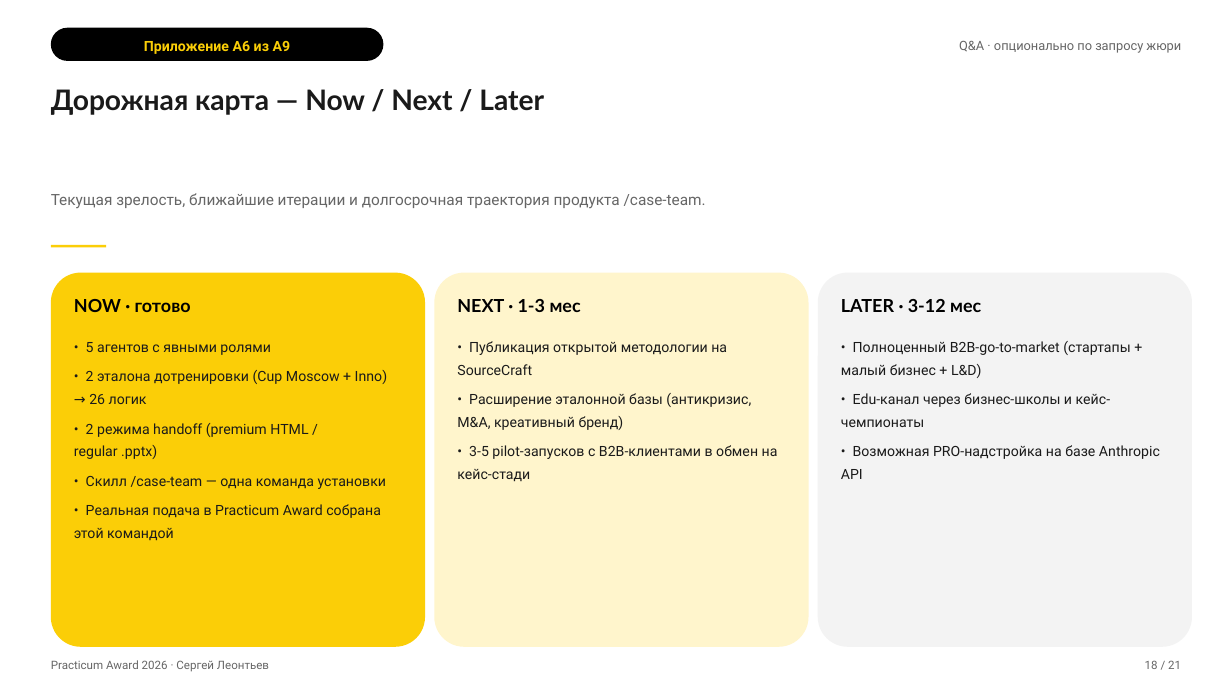
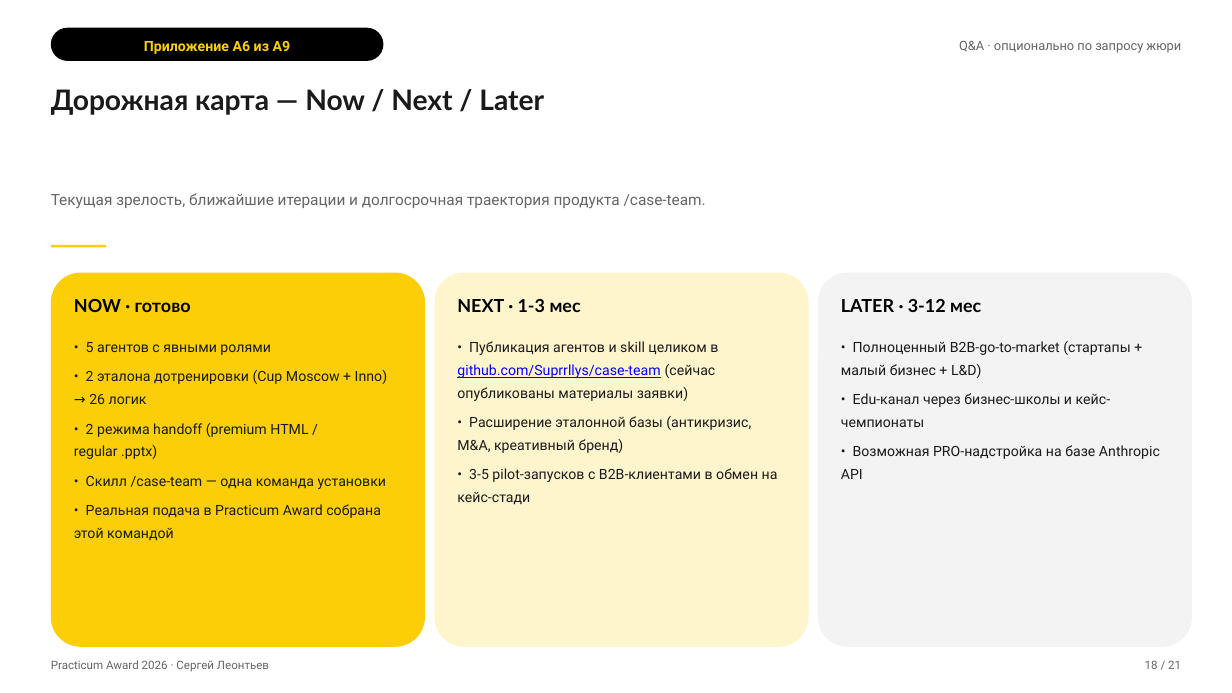
Before and after one commit to Suprrllys/case-team, a slide deck: slide 18 of presentation/practicum-award-2026-case-team.pptx. Drawn at 1232x693 pixels with LibreOffice and Linux fonts; fonts in the diff are those of the drawing. Boxes give left, top, right and bottom in pixels: in the first picture for what was removed or moved away, otherwise in the second. Text is boxed around its words. In the diff, an @@ line names an element or a change of style, - is before the commit and + after.

```diff
--- a/presentation/practicum-award-2026-case-team.pptx
+++ b/presentation/practicum-award-2026-case-team.pptx
@@ text at (x1=457, y1=341, x2=718, y2=401): text changed @@
-• Публикация открытой методологии на SourceCraft
+• Публикация агентов и skill целиком в github.com/Suprrllys/case-team (сейчас опубликованы материалы заявки)
```
Also in this commit, not shown: 7 other slides changed, 2 other files.
